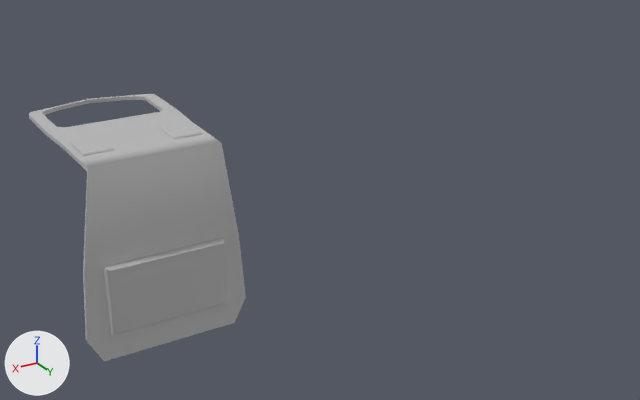
An edit to the FBX model 3DArtRaw/SM_Apron_01a.fbx, drawn before and after from the same camera.
Before and after are seen from a camera (50 mm lens) standing at (5.26, 11.12, 7.33) and looking at (-2.32, -1.52, 1.02). The lights are fixed; the arrows at lower left show +X, +Y and +Z. Where no turn or scale is listed for an object, it has been applied to the vertices.
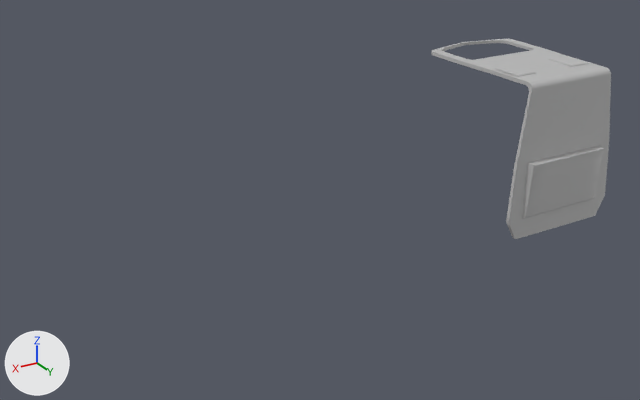
Diff of the bpy script that builds the scene:
```diff
--- a/3DArtRaw/SM_Apron_01a.fbx.py
+++ b/3DArtRaw/SM_Apron_01a.fbx.py
@@ me_mesh @@
 # used by ob_pcube20; location = (0.0, 0.0, 0.0)
-me_mesh.from_pydata(...)  # 232 vertices, 200 faces; spans x -0.05..2.5, y -3.14..0.15, z 0.01..3.07
+me_mesh.from_pydata(...)  # 2311 vertices, 2275 faces; spans x -0.05..2.5, y -3.14..0.15, z 0.01..3.07
+# me_mesh part 1: 14 vertices removed from x 0.24..2.2, y -0.08..-0.01, z 2.96..3.04; 2093 vertices added at x -0.05..2.5, y -3.14..0.15, z 0.01..3.07
 me_mesh.materials.append(mat_lambert1)
@@ ob_pcube20 @@
 ob_pcube20 = bpy.data.objects.new('pCube20', me_mesh)
-ob_pcube20.location = (0.0, 0.0, 0.0)
+ob_pcube20.location = (-8.01, 0.0, 0.0)
```

Location of each change, (x1, y1, x2, y2) in pixels of the pictures (640 x 400 px):
'pCube20', reshaped, moved (17% narrower, 25% shorter)
    before: (29, 94, 246, 361)
    after: (431, 39, 611, 239)
part 1 of me_mesh, built on
    before: (76, 133, 239, 272)
    after: (431, 39, 611, 239)
